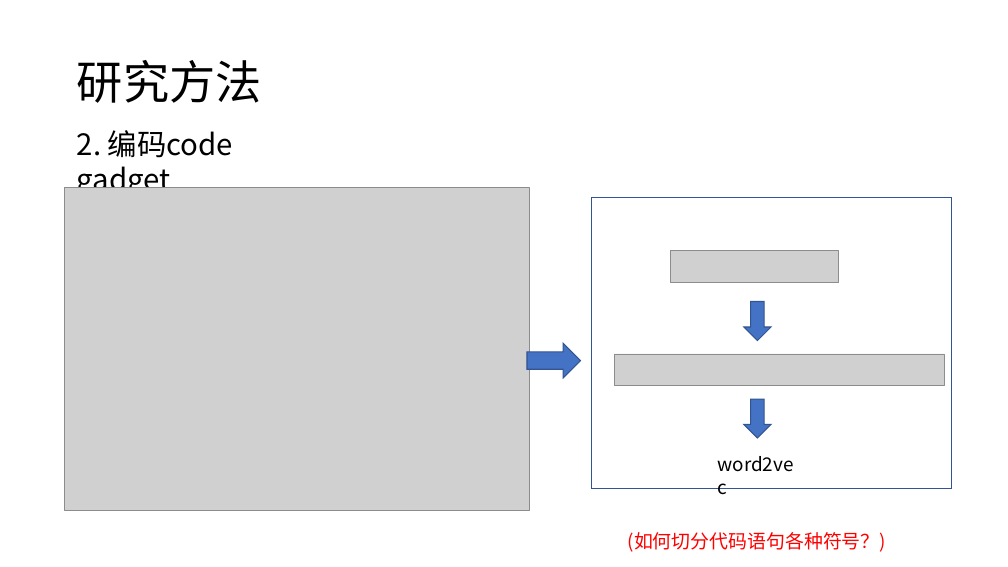
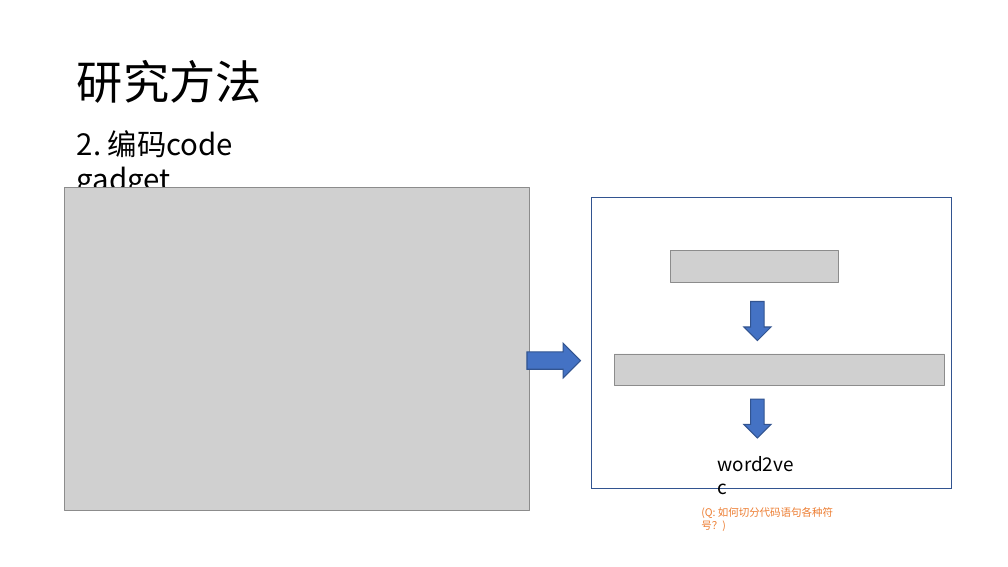
Before and after one commit to kevinva/paperReport, a slide deck: slide 6 of presentation/hezhi_vuldeepecker_sysevr.pptx. Drawn at 1008x567 pixels with LibreOffice and Linux fonts; fonts in the diff are those of the drawing; grey boxes stand for pictures. Boxes give left, top, right and bottom in pixels: in the first picture for what was removed or moved away, otherwise in the second. Text is boxed around its words. In the diff, an @@ line names an element or a change of style, - is before the commit and + after.

Commit message:
ppt

```diff
--- a/presentation/hezhi_vuldeepecker_sysevr.pptx
+++ b/presentation/hezhi_vuldeepecker_sysevr.pptx
@@ text at (701,507,833,531): text changed; size 18 to 10 pt; text colour #FF0000 to #ED7D31 @@
-(如何切分代码语句各种符号？)
+(Q: 如何切分代码语句各种符号？)
```
Also in this commit, not shown: 2 other slides changed, 9 slides added.
